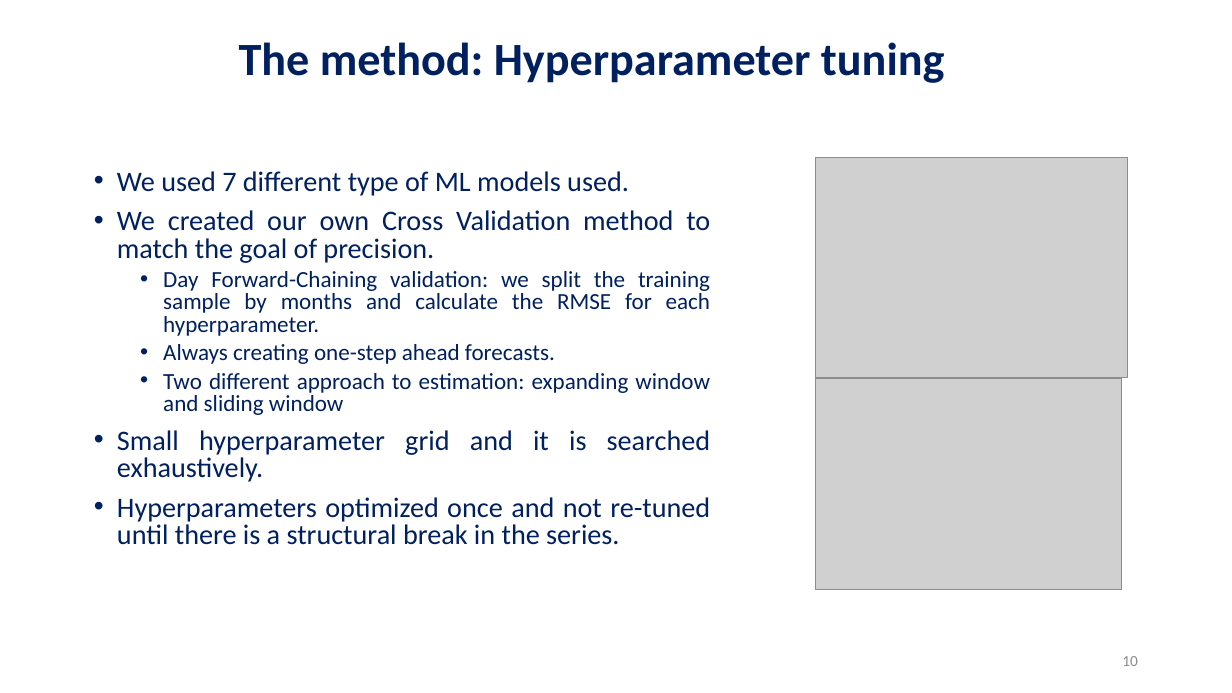
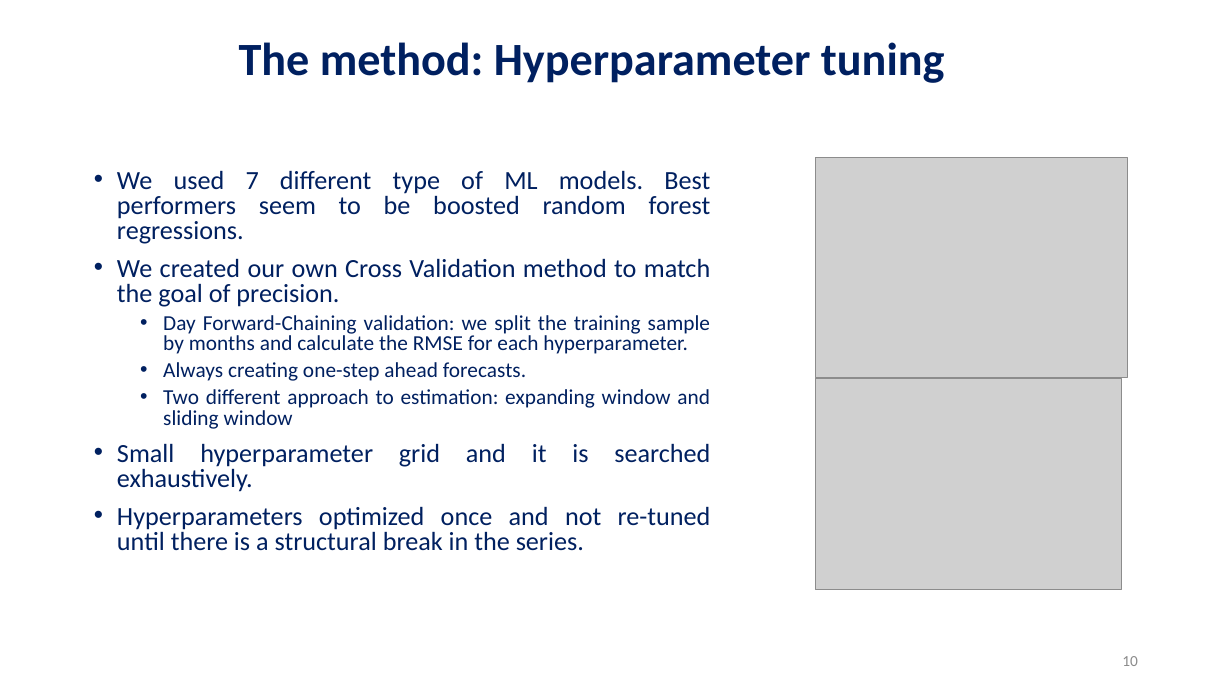
Before and after one commit to gergelyattilakiss/GASP, a slide deck: slide 10 of GASP_Gergely-Attila-Kiss.pptx. Drawn at 1232x693 pixels with LibreOffice and Linux fonts; fonts in the diff are those of the drawing; grey boxes stand for pictures; background and template pictures are left out. Boxes give left, top, right and bottom in pixels: in the first picture for what was removed or moved away, otherwise in the second. Text is boxed around its words. In the diff, an @@ line names an element or a change of style, - is before the commit and + after.

```diff
--- a/GASP_Gergely-Attila-Kiss.pptx
+++ b/GASP_Gergely-Attila-Kiss.pptx
@@ text at [117,170,711,244]: text changed; size 22 to 20.4 pt @@
-• We used 7 different type of ML models used.
+• We used 7 different type of ML models. Best performers seem to be boosted random forest regressions.
@@ text at [117,258,711,551]: size 22 to 20.4 pt in "We created our own Cross Validation method ...", "Small hyperparameter grid and it is searched ...", "Hyperparameters optimized once and not re-tuned until ..."; size 18 to 16.6 pt in "Day Forward-Chaining validation: we split the training ...", "Always creating one-step ahead forecasts.", "Two different approach to estimation: expanding window ..." @@
```
Also in this commit, not shown: 3 other slides changed, 1 slide added, 29 other files.
